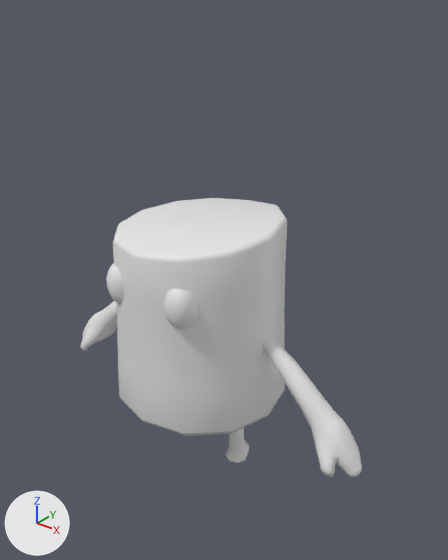
The Blender file Marshmallow.blend: old version first, new version second.
The view is the same before and after, from a 50 mm camera at (4.07, -4.66, 5.14) aimed at (0.35, 0.0, 2.25). The axes (+X, +Y, +Z) are drawn at lower left. The lights are the same throughout.

The first picture shows 'Marshmellow'.
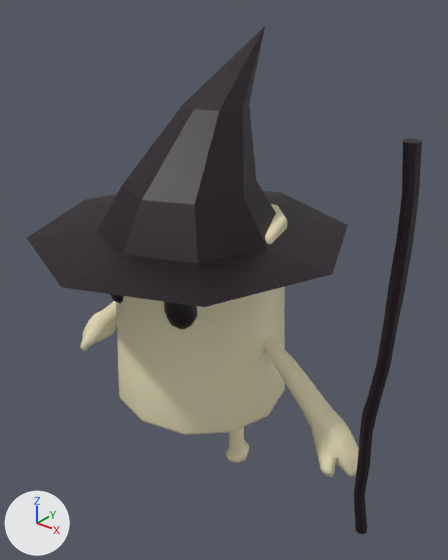
The change, as a list of edits to the scene's bpy script:
```text
Add mat_material:
    mat_material = principled_material('Material')
    mat_material.base_color = (0.00713, 0.0, 0.00497)  # black #14000f
Add mat_material_001:
    mat_material_001 = principled_material('Material.001')
    mat_material_001.base_color = (0.884, 0.805, 0.537)  # beige #f2e8c2
Change me_cylinder_008:
    used by ob_marshmellow; location = (0.0, 0.0, 0.0)
    remove me_cylinder_008.from_pydata(...)  # 942 vertices, 970 faces; spans x -2.13..2.13, y -0.97..1.0, z 0.01..2.94
    add me_cylinder_008.from_pydata(...)  # 904 vertices, 958 faces; spans x -2.13..2.13, y -0.97..1.0, z 0.01..2.94
    me_cylinder_008 part 1
    10 vertices are removed from x -0.95..0.94, y -0.82..0.83, z 0.73..0.78
    11 faces are deleted
    4 vertices are added at (0.55, -0.02, 0.9), (0.58, -0.05, 0.01), (-0.55, -0.02, 0.9), (-0.58, -0.05, 0.01)
    41 new faces join them, mat_material_001 (beige #f2e8c2)
    me_cylinder_008 part 2
    37 vertices are removed from x -0.57..0.57, y -0.71..-0.58, z 2.1..2.46
    49 faces are deleted
    5 vertices are added at (0.57, -0.69, 2.2), (0.57, -0.69, 2.35), (-0.57, -0.69, 2.2), (-0.57, -0.69, 2.35), (0.53, -0.7, 2.1)
    7 new faces join them, mat_material (black #14000f)
    me_cylinder_008 part 3: 851 faces spanning x -2.13..2.13, y -0.97..1.0, z 0.01..2.94 switch from no material to mat_material_001 (beige #f2e8c2)
    me_cylinder_008 part 4: 59 faces spanning x -0.57..0.57, y -0.9..-0.7, z 2.04..2.52 switch from no material to mat_material (black #14000f)
Change me_cylinder_001:
    used by ob_witchhat; location = (0.0, 0.0, 0.0)
    remove me_cylinder_001.from_pydata(...)  # 41 vertices, 41 faces; spans x -1.68..1.68, y -1.8..1.57, z 2.76..4.76
    add me_cylinder_001.from_pydata(...)  # 49 vertices, 49 faces; spans x -1.68..1.68, y -1.8..1.57, z 2.76..4.7
    me_cylinder_001 part 5
    8 vertices are removed from x 0.0, y -0.12, z 4.76
    9 faces are deleted
    16 vertices are added at x -0.34..0.34, y -0.04..1.13, z 4.0..4.7
    17 new faces join them
    me_cylinder_001 part 6: 32 faces spanning x -1.68..1.68, y -1.8..1.57, z 2.76..3.28 switch from no material to mat_material (black #14000f)
Change ob_witchhat:
    remove ob_witchhat.hide_set(True)
Change ob_witchstick:
    ob_witchstick.location: (1.65, -0.12, 2.05) -> (2.2, -0.12, 2.05)
    remove ob_witchstick.hide_set(True)
```

Pixel boxes (x1, y1, x2, y2) of what changed, in the pictures (448 x 560 px):
'WitchHat', shown (black)
    after: (27, 26, 348, 307)
'WitchStick', shown (black)
    after: (354, 139, 422, 534)
part 1 of me_cylinder_008, built on
    before: (170, 421, 256, 436)
part 2 of me_cylinder_008, cut back
    before: (188, 293, 197, 326)
    after: (189, 305, 197, 326)
part 3 of me_cylinder_008, recoloured
    both: (80, 204, 359, 477)
part 4 of me_cylinder_008, recoloured (grey to black)
    before: (106, 263, 191, 330)
    after: (110, 294, 191, 330)
part 5 of me_cylinder_001, built on
    after: (123, 26, 265, 205)
part 6 of me_cylinder_001, recoloured (black)
    after: (27, 181, 348, 307)
